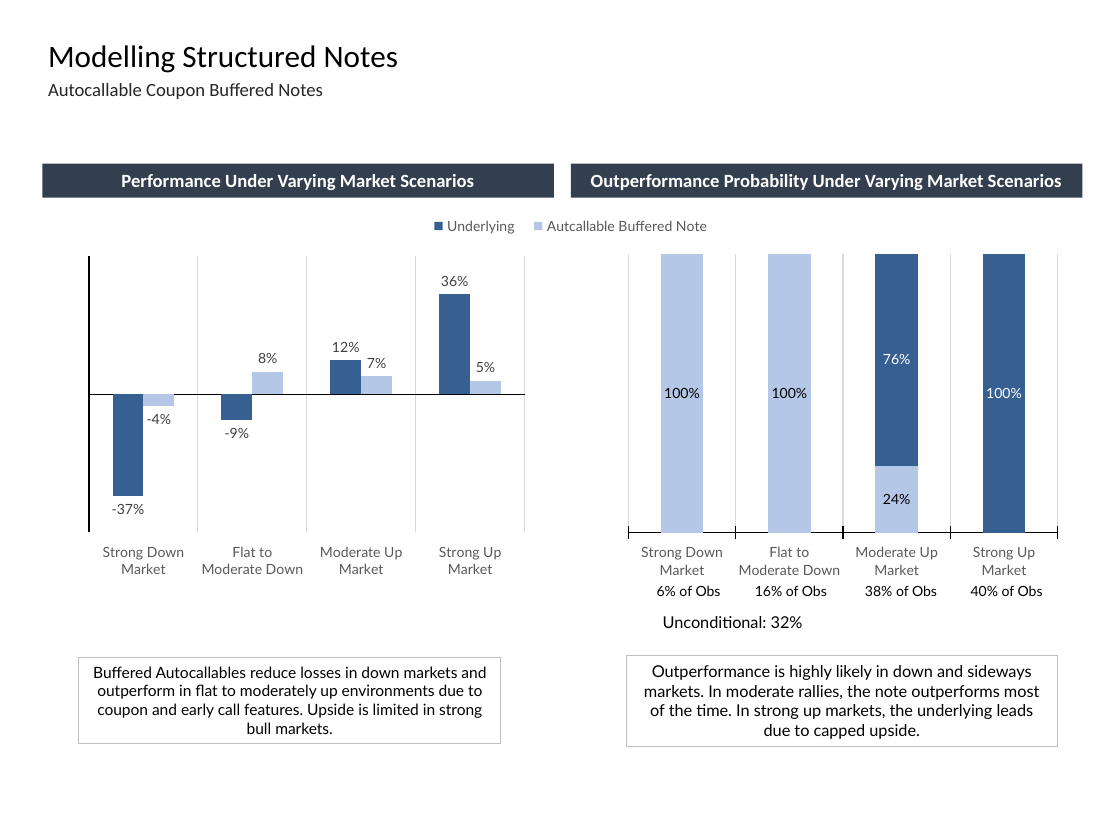
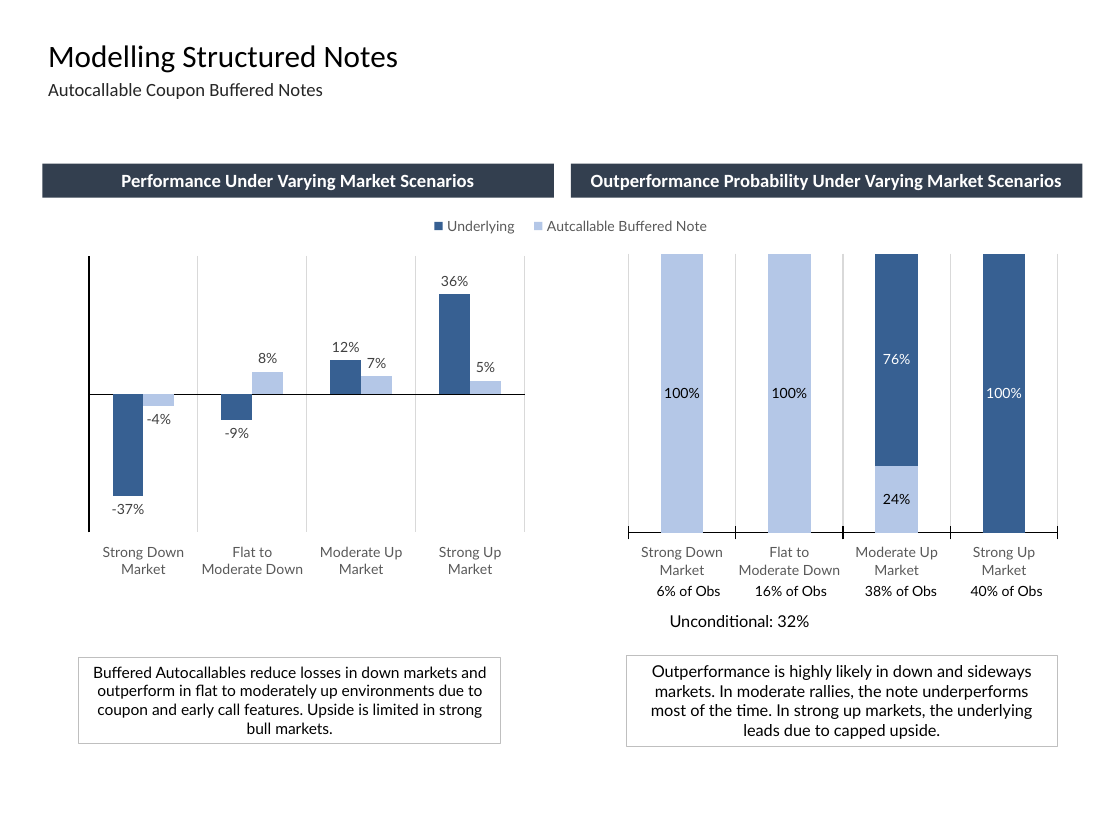
Before and after one commit to fabarker/epsilon-phi, a slide deck: slide 34 of epsilon-phi-core/src/python/epsilonPhi/ep_saa/marketing/Slides.pptx (slide 33 before the commit). Drawn at 1120x840 pixels with LibreOffice and Linux fonts; fonts in the diff are those of the drawing. Boxes give left, top, right and bottom in pixels: in the first picture for what was removed or moved away, otherwise in the second. Text is boxed around its words. In the diff, an @@ line names an element or a change of style, - is before the commit and + after.

```diff
--- a/epsilon-phi-core/src/python/epsilonPhi/ep_saa/marketing/Slides.pptx
+++ b/epsilon-phi-core/src/python/epsilonPhi/ep_saa/marketing/Slides.pptx
@@ text "Unconditional: 32%": place and size @@
-text "Unconditional: 32%" at (663,616,803,628)
+text "Unconditional: 32%" at (670,615,809,627)
@@ text in rectangle at (651,665,1032,739): text changed @@
-Outperformance is highly likely in down and sideways markets. In moderate rallies, the note outperforms most of the time. In strong up markets, the underlying leads due to capped upside.
+Outperformance is highly likely in down and sideways markets. In moderate rallies, the note underperforms most of the time. In strong up markets, the underlying leads due to capped upside.
```
Also in this commit, not shown: 18 other slides changed, 1 slide added, 1 other file.
